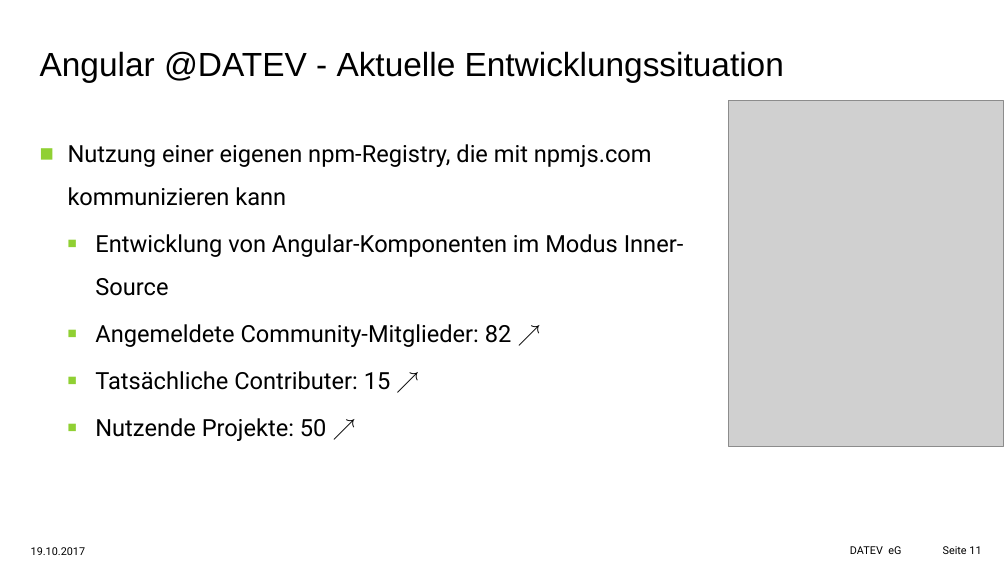
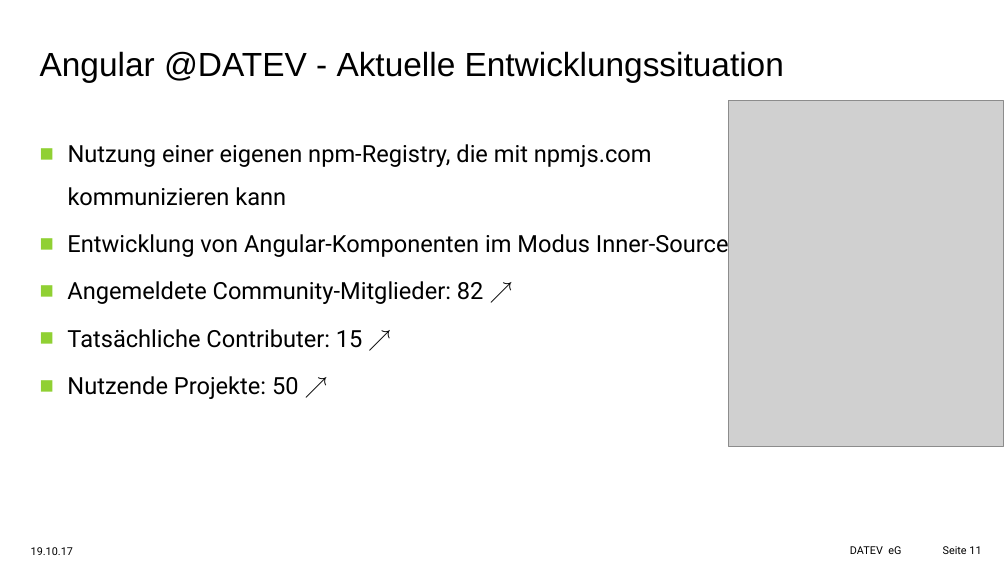
Before and after one commit to aawada78/angular-workshop, a slide deck: slide 11 of docs/Angular-Workshop-20.10.pptx. Drawn at 1008x567 pixels with LibreOffice and Linux fonts; fonts in the diff are those of the drawing; grey boxes stand for pictures; background and template pictures are left out. Boxes give left, top, right and bottom in pixels: in the first picture for what was removed or moved away, otherwise in the second. Text is boxed around its words. In the diff, an @@ line names an element or a change of style, - is before the commit and + after.

Commit message:
Typos behoben (#1, #2)

```diff
--- a/docs/Angular-Workshop-20.10.pptx
+++ b/docs/Angular-Workshop-20.10.pptx
@@ text at (67, 231, 729, 399): list level 2 to 1 in "Entwicklung von Angular-Komponenten im Modus ..."; list level 2 to 1 in "Angemeldete Community-Mitglieder: 82 ↗"; list level 2 to 1 in "Tatsächliche Contributer: 15 ↗"; list level 2 to 1 in "Nutzende Projekte: 50 ↗" @@
@@ text at (31, 547, 73, 555): text changed @@
-19.10.2017
+19.10.17
```
Also in this commit, not shown: 25 other slides changed.
